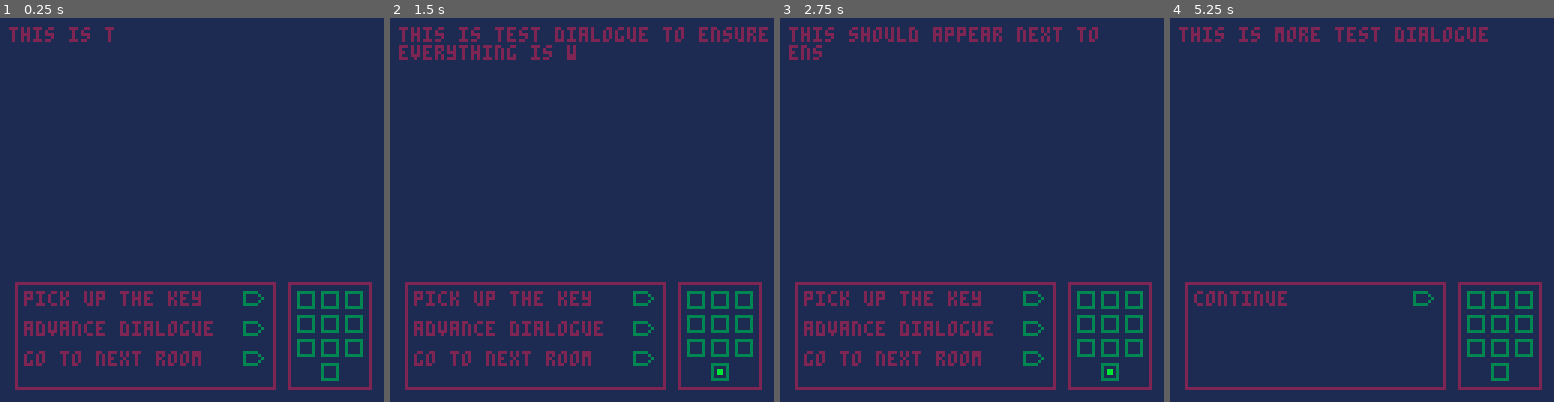
Above: before the commit, frames 1-4 (left to right).
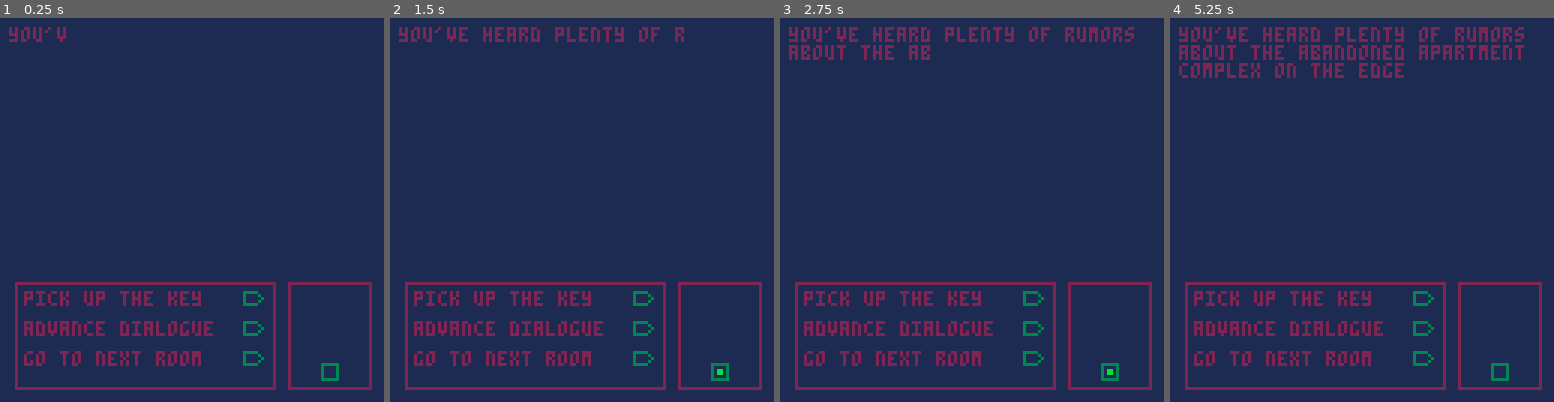
Above: after the commit, the same moments.

Repository: NeoTheSilent/A-Forgotten-Journal
Game: PICO-8 cartridge evastory.p8
Same seed, same stepped clock (60 frames per second), same inputs: the game is played once before the commit and once after it.
Inputs:
- Up to frame 1 (0.25 s): no input
- Up to frame 2 (1.5 s): tap O (Z key) at 0.7 s
- Up to frame 3 (2.75 s): tap O (Z key) at 1.7, 2.1, 2.5 s; hold Up 2.15-2.42 s
- Up to frame 4 (5.25 s): tap O (Z key) every 0.4 s from 2.9 to 4.9 s; hold Down 3.63-3.97 s; hold Up 4.73-5.03 s

The runs differ from the first frame. In frame 1, 1.5% of the frame differs, in the area x 2-95%, y 2-89%; in frame 2, 3.3%; in frame 3, 2.9%; in frame 4, 7.4%, in the area x 2-95%, y 2-91%.

Commit message:
v1.2
Added sound for dialogue, added more dialogue and changed bugtesting. Map will now hide rooms that you're not currently in. It may be nice if in future updates you can see what rooms border your own, but we'll have to add much smarter map recognition for that.

Diff:
--- a/evastory.p8
+++ b/evastory.p8
@@ -39,8 +39,9 @@
 					//room 2 information
 				 {
 							dialogue = {
-									"this is test dialogue to ensure\neverything is working",
-									"this should appear next to\nensure i can have multiple strings."
+									"you've heard plenty of rumors\nabout the abandoned apartment\ncomplex on the edge of town.\n          \nthere was an explosion a year\nago that killed a number of\npeople, and ever since then\nthe complex was abandoned.\n          \nthere were countless rumors\nabout what had happened.",
+									"one rumor had it that it was a\ndrug operation that went south.\n          \nanother rumor had it that\nit was a terrorist group that\nwas trying to make a bomb but\nended up blowing themselves up\non accident.\n          \nthere was even a rumor that it\nwas a spy base that was\ndiscovered, and it blew up as\na safety precaution.",
+							  "whatever the case, the owners\nabandoned it. it was put under\ninvestigation for a time by the\npolice, but nothing turned up.\n          \nstill, it always felt odd to\nyou and before you realized it,\nyou had found yourself outside\nof the broken doors of the\ninfamous facility.\n          \nyou walk inside carefully,\nfeeling your curiousity grow."
 							},
 							choice = {
 									"pick up the key",
@@ -118,7 +119,7 @@
 		//scrolling, we use #string to see length
 		if textscroll < #currentdialogue
 		then
-				textscroll+=1
+				textscroll+=0.5
 		end
 		//blinking ui code
 		if blinktimer > 0
@@ -179,6 +180,7 @@
 		//using this to place a grid from the info in room
 		for i = 0, 3 do
 				for j = 1, 3 do
+						temp = (i*3)+j
 --[[first, we check to see if
 we're in the room that the
 player is in. the player has an inbuilt room variable for this reason
@@ -189,7 +191,7 @@
 player is in "that" room, and
 if they are, we do an alternative
 sprite to show it.]]--
-						if (i*3)+j==player.room
+						if temp==player.room
 						then
 							spr(blinkmap[swapblinkstate],122-(8*j),114-(8*i))
 --[[alternatively, if the player
@@ -200,7 +202,7 @@
 it before. otherwise, we display
 nothing, as they don't know it
 exists yet.]]--
-						elseif room[(i*3)+j]==1
+						elseif room[(temp)]==1 and visitedroom[temp]==1
 						then
 								spr(001,122-(8*j),114-(8*i))
 						end
@@ -212,7 +214,7 @@
 		//only for testing, change for various varriables
 		if bugtesting
 		then
-				print("visitedroom[2]: "..visitedroom[2],8,53)
+				print("value of space: "..ord(","),8,53)
 				print("locked choice: "..tostr(lockchoice),8,60)
 				print("dialogue length: "..#currentdialogue,8,67)
 				print("text scroll: "..textscroll,8,74)
@@ -357,6 +359,7 @@
 				then
 						//we display the initial dialogue
 						print(sub(dial[initialmainval],1,textscroll),3,3)
+						sound(dial[initialmainval])
 						//when the player presses the button, it advances the dialogue
 						if btnp(4) and textscroll == #currentdialogue
 						then
@@ -383,12 +386,36 @@
 				else
 						//if we've been here already, just display the final dialogue
 						print(sub(dial[#dial],1,textscroll),3,3)
+						sound(dial[#dial])
 				end
 		//in all other cases, just display it normally
 		else
 				print(sub(dial,1,textscroll),3,3)
-		end
-end
+				sound(dial)
+		end
+end
+
+//function to make sound happen as dialogue plays
+function sound(string)
+		--[[
+		we use ord to check the value of the current character being written.
+		- if it's " ", "," or ".", we don't play sound. furthermore,
+		- if the previous character were one of those,
+		we won't play any sound.
+		- if we're at the end of the string, we won't
+		make any sound since it's over.
+		- finally, we use text scroll's delay to make the sounds
+		happen only when it's just written.
+		]]--
+  if ord(string[textscroll])!=(32 or 44 or 46)
+  and ord(string[textscroll-1])!=(32 or 44 or 46)
+  and textscroll != #string
+  and textscroll % 1 == 0
+		then
+				sfx(00)
+		end
+end
+
 -->8
 --event tracker
 
Not shown, changed: the sound effects (__sfx__) section of evastory.p8
